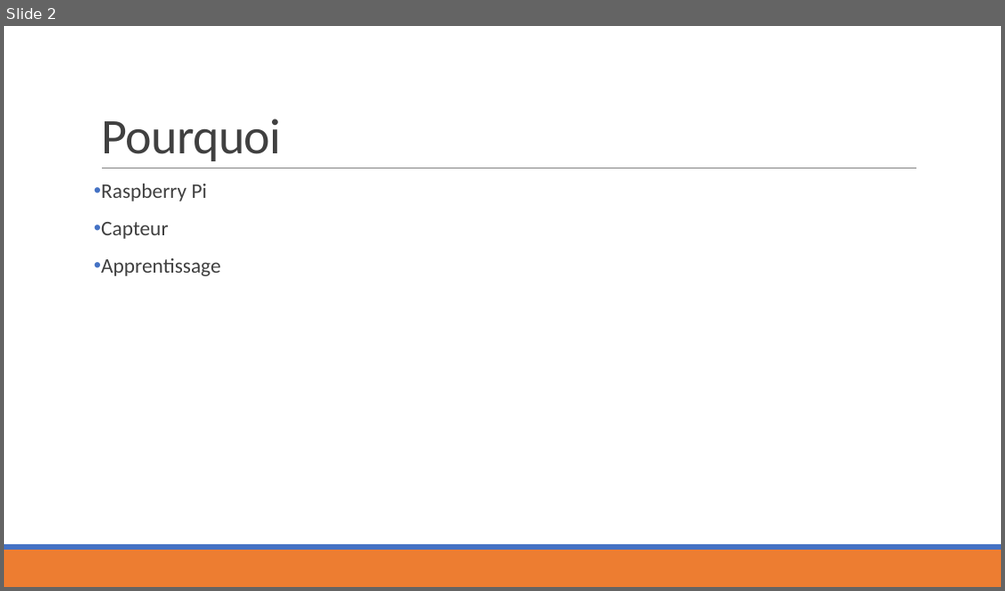
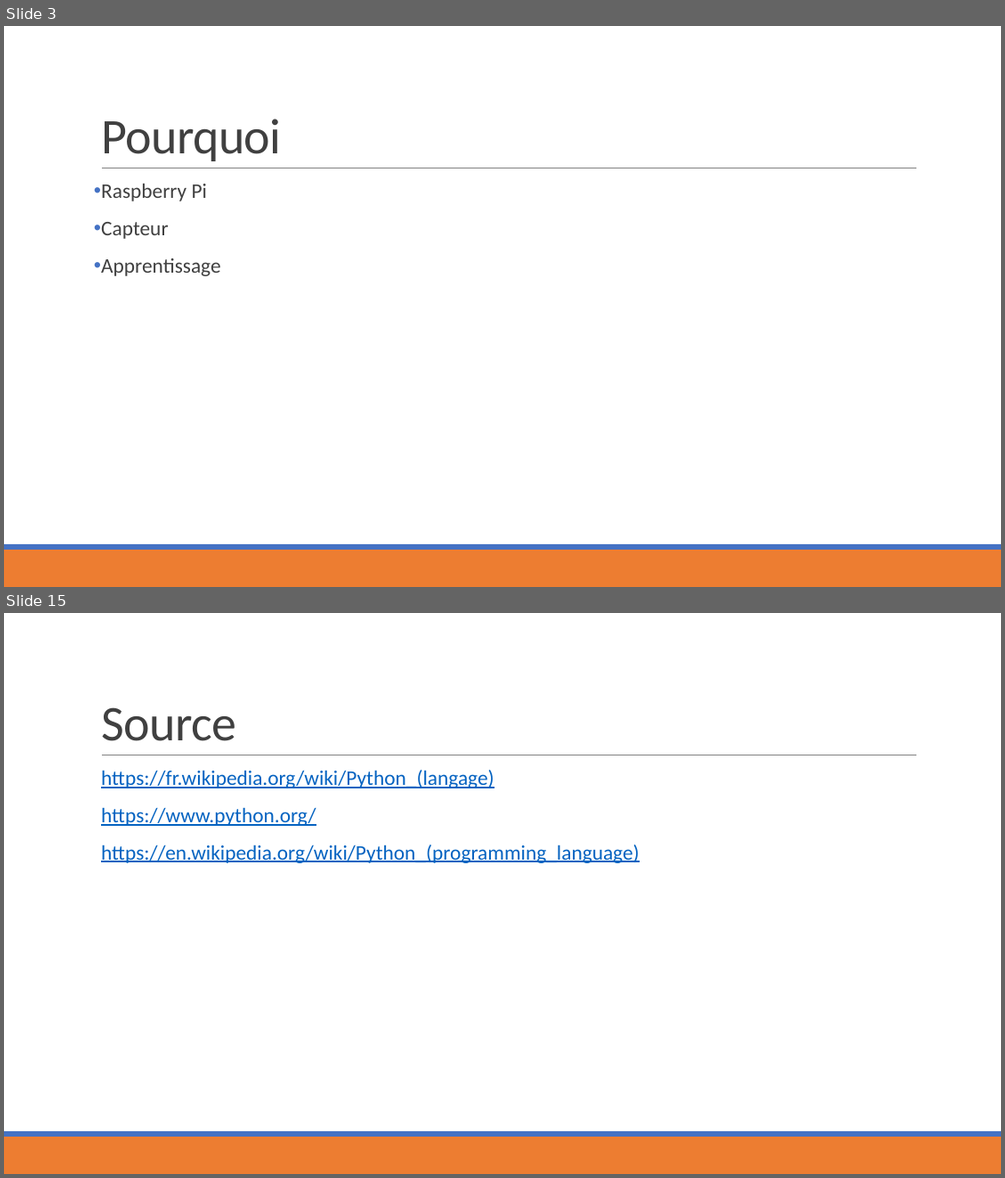
Before and after one commit to MaximeRoy1733837/ESP, a slide deck: Python/Défi_python.pptx. Shown one above the other, each under a label of ours: slide 2 before the commit, slides 3 and 15 after it; the slides between them are not shown. The pictures are 1005x591 and 1005x1178 pixels, drawn with LibreOffice and Linux fonts; fonts in the diff are those of the drawing. Boxes give left, top, right and bottom in pixels: in the first picture for what was removed or moved away, otherwise in the second. Text is boxed around its words. In the diff, an @@ line names an element or a change of style, - is before the commit and + after.

```diff
--- a/Python/Défi_python.pptx
+++ b/Python/Défi_python.pptx
@@ slide 15 added at bbox=[4, 613, 1001, 1174], background #FFFFFF; not listed: 3 template elements that a slide beside it also shows @@
@@ title added at bbox=[101, 707, 236, 741], 48 pt, text #404040 @@
+Source
@@ text added at bbox=[101, 770, 639, 863], 20 pt, text #0563C1, underline @@
+  https://fr.wikipedia.org/wiki/Python_(langage)
+  https://www.python.org/
+  https://en.wikipedia.org/wiki/Python_(programming_language)
@@ what was slide 2 is now slide 3 @@
```
Also in this commit, not shown: 1 slide changed, 9 other slides added, 1 other file.
